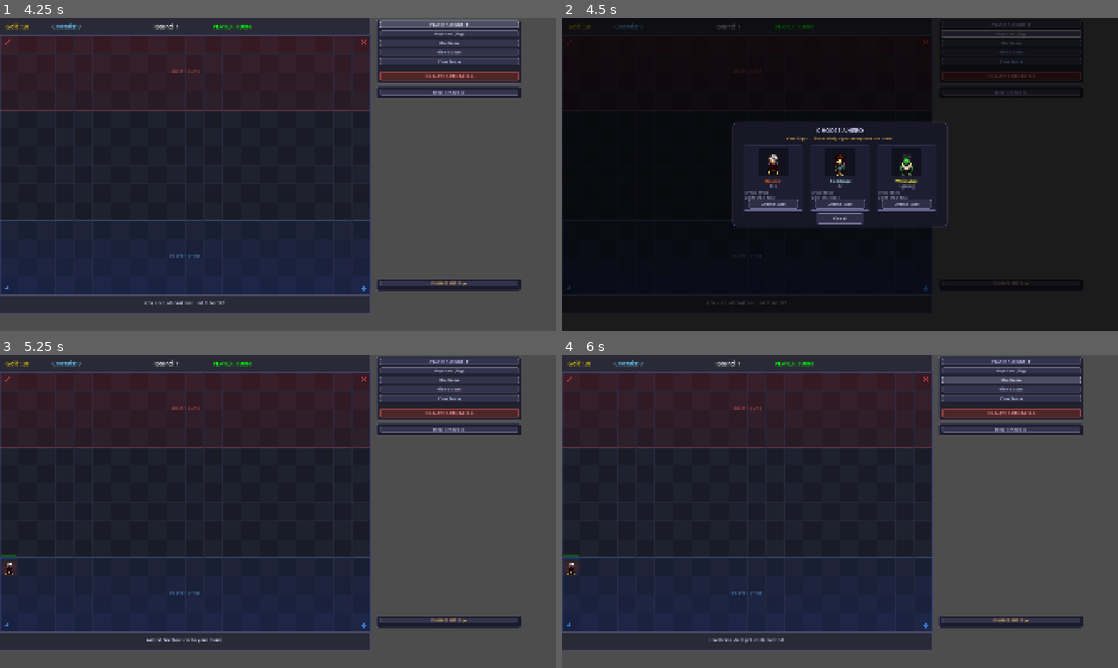
Above: before the commit, frames 1-4 (two rows, left to right).
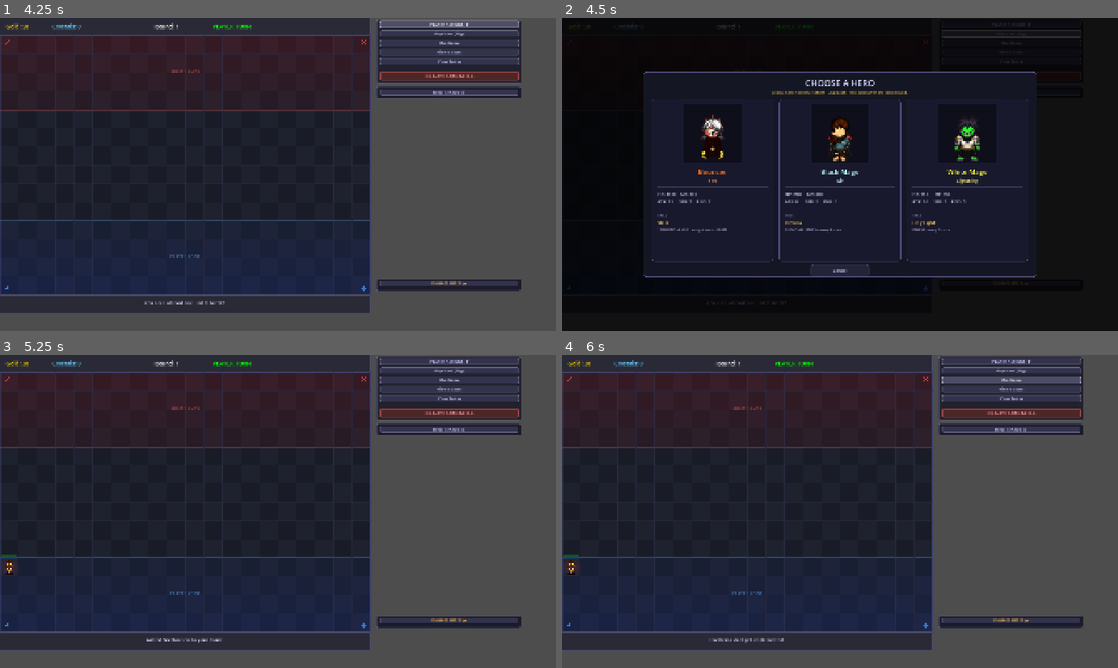
Above: after the commit, the same moments.

Repository: iceie2/autobattler-rpg
Game: Godot game, scene res://scenes/main_menu.tscn
Two runs of this game, one before a commit and one after it. Both use one fixed random seed, a clock stepped at 60 frames per second and the inputs below.
Inputs (mouse positions are in pixels of both pictures, inside the frame that each line leads up to):
- Up to frame 1 (4.25 s): click "START GAME" at 0.5 s; click "READY FOR BATTLE" at 1.25 s; click "READY FOR BATTLE" at 2 s; click "PLAYER ACTIONS ▼" at 2.75 s; click "PLAYER ACTIONS ▶" at 3.5 s
- Up to frame 2 (4.5 s): click "Buy Hero (20g)" at 4.25 s
- Up to frame 3 (5.25 s): click (211, 539) at 5 s, where only the run before the commit has a clickable "Choose (20g)"
- Up to frame 4 (6 s): click "Use Items" at 5.75 s

Frame 1 is identical in both runs. In frame 2, 17% of the frame differs, in the area x 0-94%, y 1-92%; in frame 3, less than 0.1%; in frame 4, less than 0.1%.

Commit message:
Redesign hero picker: full-card buttons, larger panel
- Panel: 1360x710 (takes up most of the 1920x1080 viewport)
- Each hero card (420x560) is now a single Button — clicking anywhere
  on the card selects that hero; no 'Choose (20g)' button inside
- Hover effect highlights the entire card border in purple/blue
- Portrait: 200x200 centered at top of card
- Class name (element-colored), element tag, divider, stats block,
  skill name + short description (DMG · RNG · cooldown · mana cost)
- All child labels use MOUSE_FILTER_IGNORE so clicks pass to parent button
- Cancel button sits below the cards
- Unit temp-created to read skill data then freed immediately

Co-Authored-By: Claude Sonnet 4.6 <noreply@anthropic.com>

Diff:
--- a/scripts/hero_shop.gd
+++ b/scripts/hero_shop.gd
@@ -19,8 +19,8 @@
 }
 const IDLE_FRAME := Rect2(0, 640, 64, 64)
 
-var _offers: Array = []   # [{class, element}, ...]
-var _cards: Array = []
+var _offers: Array = []
+var _card_btns: Array = []
 var _panel: Panel
 
 func _ready() -> void:
@@ -33,14 +33,13 @@
 	visible = true
 
 func _generate_offers() -> void:
-	var classes := UnitFactory.get_all_classes()
+	var classes  := UnitFactory.get_all_classes()
 	var elements := UnitFactory.get_all_elements()
-	# Pick 3 unique class+element combos
 	var used: Array = []
 	while _offers.size() < 3:
-		var cls: UnitBase.UnitClass = classes[randi() % classes.size()]
-		var elem: UnitBase.Element  = elements[randi() % elements.size()]
-		var key := str(cls) + "_" + str(elem)
+		var cls: UnitBase.UnitClass  = classes[randi() % classes.size()]
+		var elem: UnitBase.Element   = elements[randi() % elements.size()]
+		var key := "%d_%d" % [cls, elem]
 		if key not in used:
 			used.append(key)
 			_offers.append({"class": cls, "element": elem})
@@ -48,133 +47,164 @@
 func _build_ui() -> void:
 	var overlay := ColorRect.new()
 	overlay.set_anchors_and_offsets_preset(Control.PRESET_FULL_RECT)
-	overlay.color = Color(0, 0, 0, 0.65)
+	overlay.color = Color(0, 0, 0, 0.78)
 	overlay.mouse_filter = Control.MOUSE_FILTER_STOP
 	add_child(overlay)
 
+	# Large panel — takes up most of the viewport
 	_panel = Panel.new()
-	_panel.size = Vector2(740, 360)
+	_panel.size = Vector2(1360, 710)
 	_panel.add_theme_stylebox_override("panel",
-		_flat(Color(0.09, 0.09, 0.15, 0.98), Color(0.5, 0.45, 0.7), 2, 10))
+		_flat(Color(0.08, 0.09, 0.14, 0.99), Color(0.45, 0.4, 0.65), 2, 12))
 	overlay.add_child(_panel)
 
-	_lbl(_panel, "CHOOSE A HERO", 20, Color(0.85, 0.85, 1.0),
-		Vector2(0, 14), Vector2(740, 34), true)
-	_lbl(_panel, "Cost: %d gold  ·  Choose wisely — you can buy more next round." % HERO_COST,
-		12, Color(1.0, 0.82, 0.3, 0.85), Vector2(0, 48), Vector2(740, 24), true)
-
-	# 3 card slots
-	var card_w := 210.0
+	# ── Title ─────────────────────────────────────────────────────────────────
+	_lbl(_panel, "CHOOSE A HERO", 30, Color(0.85, 0.85, 1.0),
+		Vector2(0, 18), Vector2(1360, 44), true)
+	_lbl(_panel, "Click a hero to recruit them · %dg each · You can buy more next round." % HERO_COST,
+		14, Color(1.0, 0.82, 0.3, 0.85), Vector2(0, 62), Vector2(1360, 26), true)
+
+	# ── Three full-card buttons ────────────────────────────────────────────────
+	var card_w := 420.0
+	var card_h := 560.0
 	var gap    := 20.0
-	var start_x := (740 - 3 * card_w - 2 * gap) / 2.0
+	var start_x := (1360.0 - 3 * card_w - 2 * gap) / 2.0
+
 	for i in range(3):
-		var card := _build_card(Vector2(start_x + i * (card_w + gap), 80), card_w, i)
+		var x := start_x + i * (card_w + gap)
+		var card := _build_card(Vector2(x, 96), Vector2(card_w, card_h), i)
 		_panel.add_child(card)
-		_cards.append(card)
-
-	# Cancel button
-	var cancel := _btn("Cancel", Rect2(290, 314, 160, 36))
+		_card_btns.append(card)
+
+	# ── Cancel ────────────────────────────────────────────────────────────────
+	var cancel := _btn("Cancel", Rect2(580, 666, 200, 40))
 	cancel.pressed.connect(_on_cancel)
 	_panel.add_child(cancel)
 
 	visible = false
 	_center_panel()
 
-func _build_card(pos: Vector2, width: float, idx: int) -> Panel:
-	var card := Panel.new()
-	card.position = pos
-	card.size = Vector2(width, 224)
-	card.add_theme_stylebox_override("panel",
-		_flat(Color(0.12, 0.12, 0.2, 1.0), Color(0.4, 0.4, 0.6), 1, 6))
-	card.set_meta("idx", idx)
-
-	# Sprite portrait
-	var portrait_bg := ColorRect.new()
-	portrait_bg.position = Vector2(55, 8)
-	portrait_bg.size = Vector2(100, 100)
-	portrait_bg.color = Color(0.07, 0.07, 0.12)
-	portrait_bg.name = "PortraitBg"
-	card.add_child(portrait_bg)
-
+func _build_card(pos: Vector2, sz: Vector2, idx: int) -> Button:
+	var btn := Button.new()
+	btn.position = pos
+	btn.size     = sz
+	btn.text     = ""   # content provided by child nodes
+	btn.add_theme_stylebox_override("normal",
+		_flat(Color(0.1, 0.1, 0.18, 1.0),  Color(0.3, 0.3, 0.5), 1, 10))
+	btn.add_theme_stylebox_override("hover",
+		_flat(Color(0.16, 0.16, 0.28, 1.0), Color(0.65, 0.6, 1.0), 2, 10))
+	btn.add_theme_stylebox_override("pressed",
+		_flat(Color(0.08, 0.08, 0.15, 1.0), Color(0.45, 0.4, 0.75), 2, 10))
+	btn.pressed.connect(_on_choose.bind(idx))
+
+	# Portrait background
+	var pbg := ColorRect.new()
+	pbg.position = Vector2((sz.x - 200) / 2, 20)
+	pbg.size     = Vector2(200, 200)
+	pbg.color    = Color(0.06, 0.06, 0.11)
+	pbg.mouse_filter = Control.MOUSE_FILTER_IGNORE
+	btn.add_child(pbg)
+
+	# Portrait sprite
 	var portrait := TextureRect.new()
-	portrait.position = Vector2(55, 8)
-	portrait.size = Vector2(100, 100)
+	portrait.position    = pbg.position
+	portrait.size        = pbg.size
 	portrait.expand_mode = TextureRect.EXPAND_IGNORE_SIZE
 	portrait.stretch_mode = TextureRect.STRETCH_KEEP_ASPECT_CENTERED
+	portrait.mouse_filter = Control.MOUSE_FILTER_IGNORE
 	portrait.name = "Portrait"
-	card.add_child(portrait)
-
-	var name_lbl := Label.new()
-	name_lbl.position = Vector2(0, 114)
-	name_lbl.size = Vector2(width, 22)
-	name_lbl.horizontal_alignment = HORIZONTAL_ALIGNMENT_CENTER
-	name_lbl.add_theme_font_size_override("font_size", 13)
+	btn.add_child(portrait)
+
+	# Class name
+	var name_lbl := _child_lbl(btn, "", 24, Color.WHITE,
+		Vector2(0, 232), Vector2(sz.x, 34), true)
 	name_lbl.name = "NameLbl"
-	card.add_child(name_lbl)
-
-	var elem_lbl := Label.new()
-	elem_lbl.position = Vector2(0, 134)
-	elem_lbl.size = Vector2(width, 20)
-	elem_lbl.horizontal_alignment = HORIZONTAL_ALIGNMENT_CENTER
-	elem_lbl.add_theme_font_size_override("font_size", 11)
-	elem_lbl.add_theme_color_override("font_color", Color(0.7, 0.7, 0.85))
+
+	# Element
+	var elem_lbl := _child_lbl(btn, "", 16, Color(0.7, 0.7, 0.85),
+		Vector2(0, 268), Vector2(sz.x, 26), true)
 	elem_lbl.name = "ElemLbl"
-	card.add_child(elem_lbl)
-
-	var stat_lbl := Label.new()
-	stat_lbl.position = Vector2(8, 156)
-	stat_lbl.size = Vector2(width - 16, 44)
-	stat_lbl.add_theme_font_size_override("font_size", 10)
-	stat_lbl.add_theme_color_override("font_color", Color(0.65, 0.65, 0.8))
+
+	# Divider
+	var div := ColorRect.new()
+	div.position = Vector2(20, 302)
+	div.size     = Vector2(sz.x - 40, 2)
+	div.color    = Color(0.3, 0.3, 0.45, 0.6)
+	div.mouse_filter = Control.MOUSE_FILTER_IGNORE
+	btn.add_child(div)
+
+	# Stats block
+	var stat_lbl := _child_lbl(btn, "", 15, Color(0.78, 0.78, 0.92),
+		Vector2(20, 316), Vector2(sz.x - 40, 60))
 	stat_lbl.name = "StatLbl"
-	card.add_child(stat_lbl)
-
-	var choose_btn := _btn("Choose", Rect2(20, 186, width - 40, 32))
-	choose_btn.pressed.connect(_on_choose.bind(idx))
-	choose_btn.name = "ChooseBtn"
-	card.add_child(choose_btn)
-
-	return card
+
+	# Skill label
+	var skill_hdr := _child_lbl(btn, "SKILL", 12, Color(0.5, 0.55, 0.7),
+		Vector2(20, 392), Vector2(sz.x - 40, 20))
+	var skill_lbl := _child_lbl(btn, "", 16, Color(1.0, 0.85, 0.35),
+		Vector2(20, 414), Vector2(sz.x - 40, 26))
+	skill_lbl.name = "SkillLbl"
+	var skill_desc := _child_lbl(btn, "", 12, Color(0.65, 0.65, 0.78),
+		Vector2(20, 442), Vector2(sz.x - 40, 80))
+	skill_desc.name   = "SkillDesc"
+	skill_desc.autowrap_mode = TextServer.AUTOWRAP_WORD_SMART
+
+	return btn
 
 func _refresh_cards(gold: int) -> void:
-	for i in range(_cards.size()):
-		var card: Panel = _cards[i]
+	for i in range(_card_btns.size()):
+		var btn: Button = _card_btns[i]
 		var offer: Dictionary = _offers[i]
-		var cls: UnitBase.UnitClass  = offer["class"]
+		var cls:  UnitBase.UnitClass = offer["class"]
 		var elem: UnitBase.Element   = offer["element"]
-
-		# Load sprite
+		var stats: Dictionary = UnitFactory.CLASS_BASE_STATS.get(cls, {})
+		var elem_col := _elem_color(elem)
+
+		# Portrait
 		var folder: String = SPRITE_FOLDERS.get(cls, "warrior")
 		var sheet := load("res://assets/sprites/generated/%s/0/single.png" % folder) as Texture2D
-		var portrait := card.get_node("Portrait") as TextureRect
+		var portrait := btn.get_node("Portrait") as TextureRect
 		if sheet and portrait:
 			var atlas := AtlasTexture.new()
-			atlas.atlas = sheet
-			atlas.region = IDLE_FRAME
+			atlas.atlas = sheet; atlas.region = IDLE_FRAME
 			portrait.texture = atlas
 
-		# Stat preview (from factory base stats)
-		var stats: Dictionary = UnitFactory.CLASS_BASE_STATS.get(cls, {})
-
-		var name_lbl := card.get_node("NameLbl") as Label
-		var elem_col := _elem_color(elem)
-		name_lbl.text = _class_name(cls)
-		name_lbl.add_theme_color_override("font_color", elem_col)
-
-		var elem_lbl := card.get_node("ElemLbl") as Label
-		elem_lbl.text = _elem_name(elem)
-
-		var stat_lbl := card.get_node("StatLbl") as Label
+		# Name & element
+		(btn.get_node("NameLbl") as Label).text = _class_name(cls)
+		(btn.get_node("NameLbl") as Label).add_theme_color_override("font_color", elem_col)
+		(btn.get_node("ElemLbl") as Label).text = _elem_name(elem)
+		(btn.get_node("ElemLbl") as Label).add_theme_color_override("font_color", elem_col.lightened(0.3))
+
+		# Stats
 		if stats.size() > 0:
-			stat_lbl.text = "HP:%d  MP:%d\nATK:%d  SPD:%d  RNG:%d" % [
+			var atk: int = stats.get("str", 0) + int(stats.get("dex", 0) * 0.5)
+			(btn.get_node("StatLbl") as Label).text = (
+				"HP: %-6d  MP: %-6d\nATK: %-5d  SPD: %-3d  RNG: %d" % [
 				stats.get("hp", 0), stats.get("mana", 0),
-				stats.get("str", 0) + int(stats.get("dex", 0) * 0.5),
-				stats.get("move", 0), stats.get("range", 0)
-			]
-
-		var btn := card.get_node("ChooseBtn") as Button
+				atk, stats.get("move", 0), stats.get("range", 0)]
+			)
+
+		# Skill
+		var tmp := UnitFactory.create_unit(cls, elem, true)
+		(btn.get_node("SkillLbl") as Label).text = tmp.skill_name if tmp.skill_name != "" else "—"
+		(btn.get_node("SkillDesc") as Label).text = _skill_short_desc(tmp)
+		tmp.free()
+
 		btn.disabled = gold < HERO_COST
-		btn.text = "Choose  (%dg)" % HERO_COST
+
+func _skill_short_desc(unit: UnitBase) -> String:
+	if unit.skill_name == "":
+		return ""
+	var parts: Array[String] = []
+	if unit.skill_damage_multiplier > 0:
+		parts.append("%.0f%% DMG" % (unit.skill_damage_multiplier * 100))
+	if unit.skill_range > 0:
+		parts.append("RNG %d" % unit.skill_range)
+	if unit.skill_cooldown_max > 0:
+		parts.append("every %d turns" % unit.skill_cooldown_max)
+	if unit.skill_mana_cost > 0:
+		parts.append("%d MP" % unit.skill_mana_cost)
+	return " · ".join(parts)
 
 func _on_choose(idx: int) -> void:
 	var offer: Dictionary = _offers[idx]
@@ -186,9 +216,10 @@
 	visible = false
 
 func _center_panel() -> void:
-	var vp := get_viewport().get_visible_rect().size if get_viewport() else Vector2(1800, 1080)
+	var vp := get_viewport().get_visible_rect().size if get_viewport() else Vector2(1920, 1080)
 	_panel.position = (vp - _panel.size) / 2.0
 
+# ── Helpers ───────────────────────────────────────────────────────────────────
 func _class_name(cls: UnitBase.UnitClass) -> String:
 	match cls:
 		UnitBase.UnitClass.WARRIOR:    return "Warrior"
@@ -214,12 +245,12 @@
 
 func _elem_color(elem: UnitBase.Element) -> Color:
 	match elem:
-		UnitBase.Element.FIRE:      return Color(1.0, 0.4, 0.1)
-		UnitBase.Element.WATER:     return Color(0.3, 0.7, 1.0)
-		UnitBase.Element.EARTH:     return Color(0.7, 0.55, 0.25)
-		UnitBase.Element.AIR:       return Color(0.75, 1.0, 1.0)
-		UnitBase.Element.LIGHTNING: return Color(1.0, 1.0, 0.2)
-		_:                          return Color(0.85, 0.85, 0.9)
+		UnitBase.Element.FIRE:      return Color(1.0, 0.45, 0.1)
+		UnitBase.Element.WATER:     return Color(0.3, 0.7,  1.0)
+		UnitBase.Element.EARTH:     return Color(0.75, 0.55, 0.25)
+		UnitBase.Element.AIR:       return Color(0.75, 1.0,  1.0)
+		UnitBase.Element.LIGHTNING: return Color(1.0,  1.0,  0.25)
+		_:                          return Color(0.85, 0.85, 0.92)
 
 func _lbl(parent: Node, text: String, sz: int, col: Color,
 		pos: Vector2, size: Vector2, center: bool = false) -> Label:
@@ -231,14 +262,20 @@
 	parent.add_child(l)
 	return l
 
+func _child_lbl(parent: Node, text: String, sz: int, col: Color,
+		pos: Vector2, size: Vector2, center: bool = false) -> Label:
+	var l := _lbl(parent, text, sz, col, pos, size, center)
+	l.mouse_filter = Control.MOUSE_FILTER_IGNORE
+	return l
+
 func _btn(text: String, rect: Rect2) -> Button:
 	var b := Button.new()
 	b.text = text; b.position = rect.position; b.size = rect.size
-	b.add_theme_font_size_override("font_size", 13)
-	b.add_theme_color_override("font_color", Color(0.9, 0.9, 1.0))
-	b.add_theme_stylebox_override("normal",  _flat(Color(0.18, 0.18, 0.28), Color(0.45, 0.45, 0.6), 1, 4))
-	b.add_theme_stylebox_override("hover",   _flat(Color(0.26, 0.26, 0.38), Color(0.6, 0.6, 0.8),  1, 4))
-	b.add_theme_stylebox_override("pressed", _flat(Color(0.12, 0.12, 0.22), Color(0.3, 0.3, 0.5),  1, 4))
+	b.add_theme_font_size_override("font_size", 15)
+	b.add_theme_color_override("font_color", Color(0.85, 0.85, 1.0))
+	b.add_theme_stylebox_override("normal",  _flat(Color(0.14, 0.14, 0.22), Color(0.4, 0.4, 0.55), 1, 6))
+	b.add_theme_stylebox_override("hover",   _flat(Color(0.22, 0.22, 0.33), Color(0.6, 0.6, 0.8),  1, 6))
+	b.add_theme_stylebox_override("pressed", _flat(Color(0.1,  0.1,  0.18), Color(0.3, 0.3, 0.5),  1, 6))
 	return b
 
 func _flat(bg: Color, border: Color = Color.TRANSPARENT,
